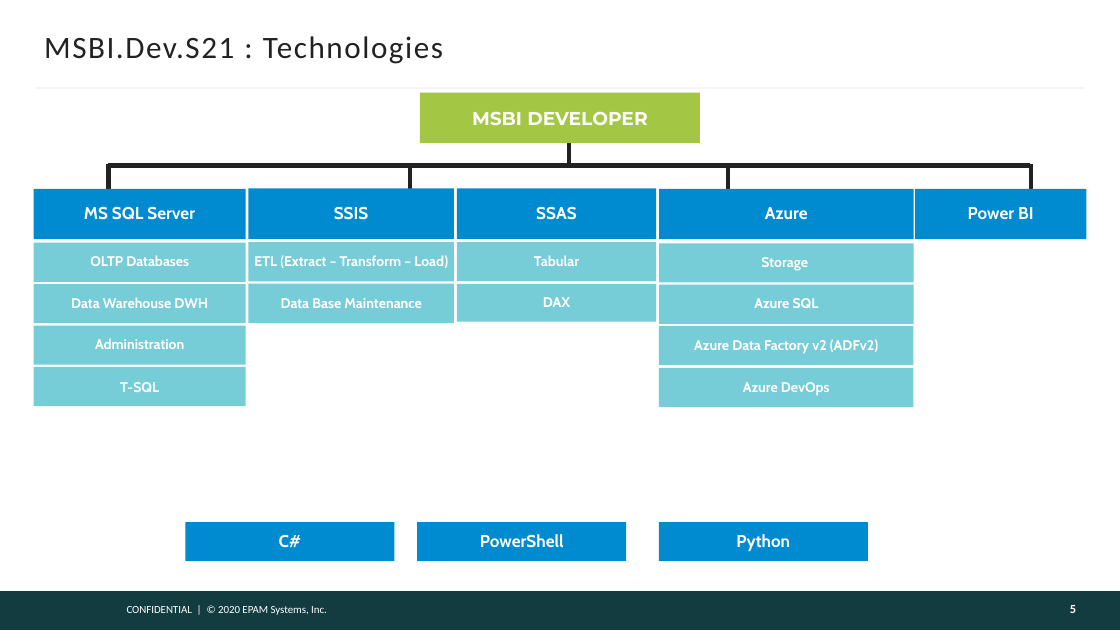
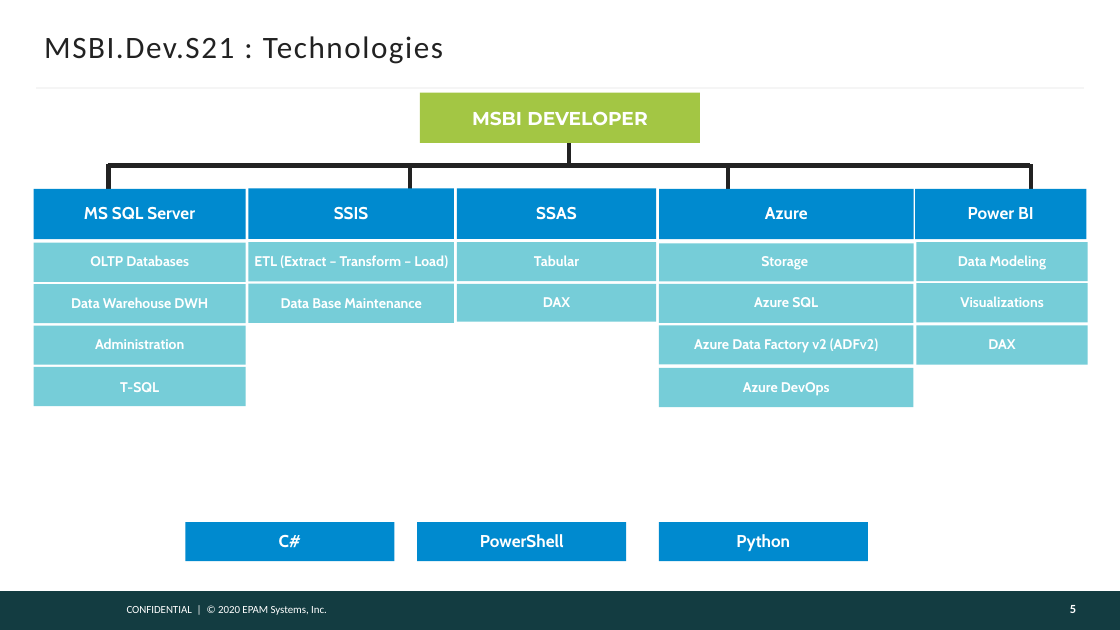
Before and after one commit to AndreyQC/MSBI.Lab, a slide deck: slide 5 of MSBI.E01-Intro/MSBI.Dev.S21E01.pptx. Drawn at 1120x630 pixels with LibreOffice and Linux fonts; fonts in the diff are those of the drawing; background and template pictures are left out. Boxes give left, top, right and bottom in pixels: in the first picture for what was removed or moved away, otherwise in the second. Text is boxed around its words. In the diff, an @@ line names an element or a change of style, - is before the commit and + after.

```diff
--- a/MSBI.E01-Intro/MSBI.Dev.S21E01.pptx
+++ b/MSBI.E01-Intro/MSBI.Dev.S21E01.pptx
@@ rectangle added at [916, 242, 1088, 281], fill #76CDD8, 9 pt, text #FFFFFF, bold @@
+Data Modeling
@@ text added at [960, 296, 1043, 307], 9 pt, text #FFFFFF, bold @@
+Visualizations
@@ rectangle added at [916, 326, 1088, 365], fill #76CDD8, 9 pt, text #FFFFFF, bold @@
+DAX
```
Also in this commit, not shown: 2 other slides changed, 2 slides removed, 1 other file.
